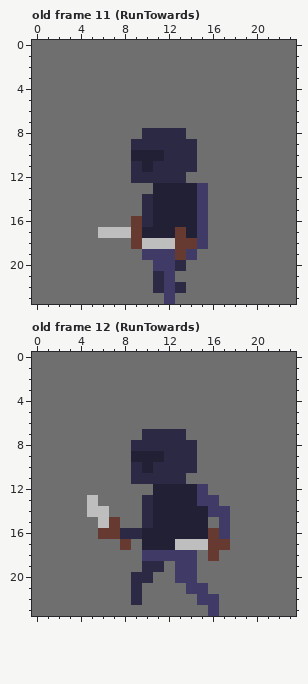
Pixel-art file: Assets/Sprites/Asperite files/AnimationsTest.aseprite. Above: the version before the commit.
24x24 pixels, 12 frames. Shown: old frame 11 (RunTowards), old frame 12 (RunTowards). The commit also changed other frames, which this record leaves out.
After the commit:
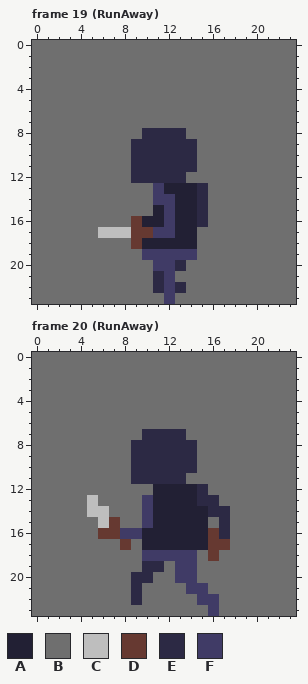
Palette (. is transparent): A #222034  B #6f6f6f  C #bebebe  D #663931  E #2c2944  F #403b66
A new or re-ordered frame is compared with the old frame closest to it.
Author's note on the commit: runaway animation for animationstest
Changes in this commit:
frames 12 -> 20
Frame 19 (RunAway) is new; against old frame 11 (RunTowards), layer "Layer 1":
Colour C gives way to colour A in row 18 at x 10 to 12.
Colour D gives way to colour A in row 17 at x 13; in row 18 at x 13 to 14.
Colour E gives way to colour A in row 16 at x 10.
Colour E gives way to colour B in rows 14 to 15 at x 10.
Colour F gives way to colour B in rows 17 to 18 at x 15.
Colour A gives way to colour D in row 17 at x 10.
Colour A gives way to colour E in row 10 at x 9 to 11; in row 11 at x 10.
Colour F gives way to colour E in rows 13 to 16 at x 15.
Colour A gives way to colour F in row 13 at x 11; in row 14 at x 11 to 12; in rows 15 to 16 at x 12; in row 17 at x 11 to 12.
Colour D gives way to colour F in row 19 at x 13.
Frame 20 (RunAway) is new; against old frame 12 (RunTowards), layer "Layer 1":
Colour C gives way to colour A in row 17 at x 13 to 15.
Colour A gives way to colour E in row 9 at x 9 to 11; in row 10 at x 10.
Colour F gives way to colour E in row 12 at x 15; in row 13 at x 15 to 16; in row 14 at x 16 to 17; in rows 15 to 16 at x 17.
Colour E gives way to colour F in rows 13 to 15 at x 10; in row 16 at x 8 to 9.
Pixel boxes of the changes (left, top, right, bottom) in both pictures:
changed: (131, 150, 208, 260)
changed: (120, 451, 230, 550)
